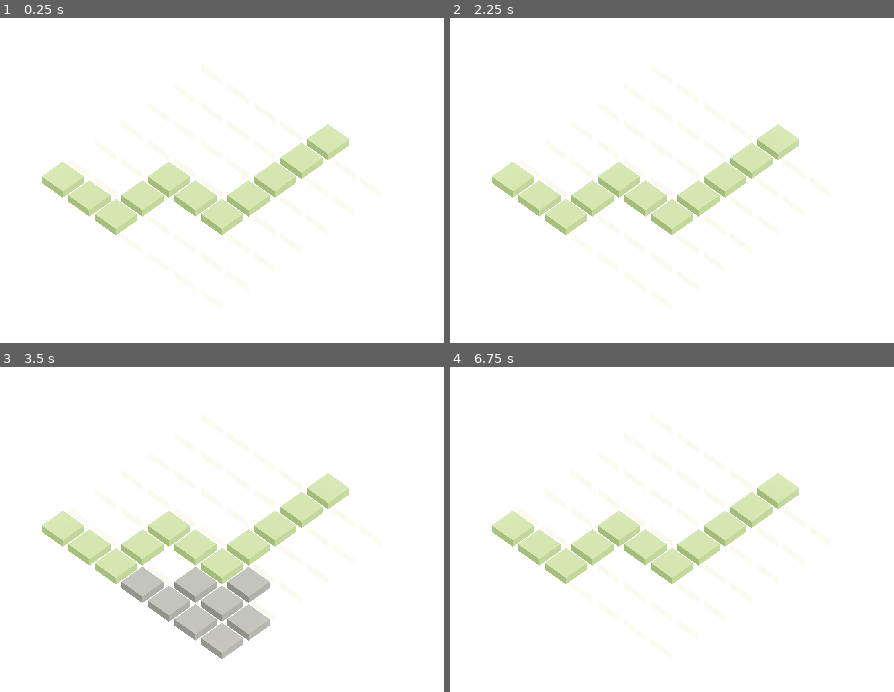
Above: before the commit, frames 1-4 (two rows, left to right).
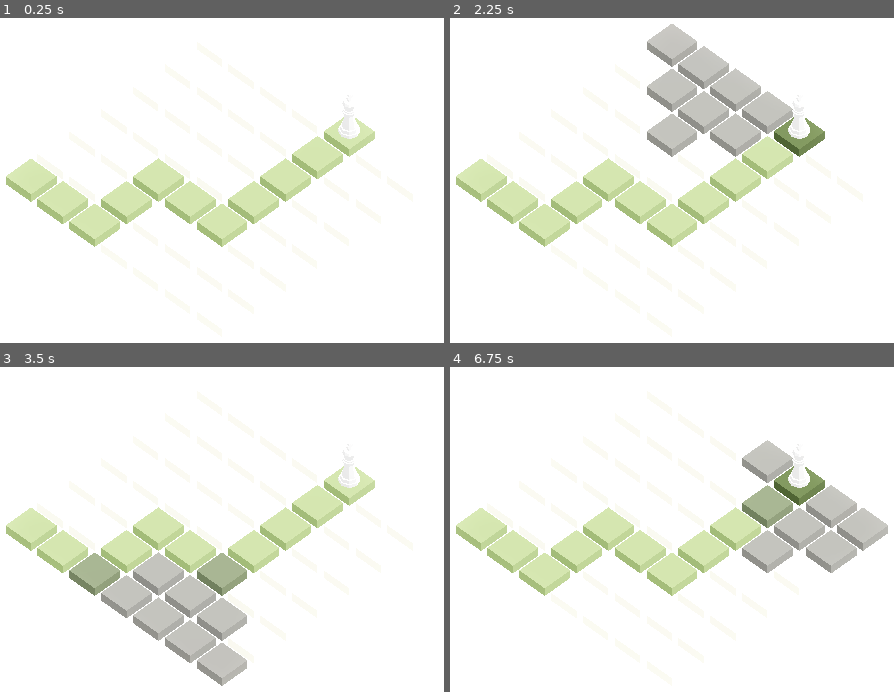
Above: after the commit, the same moments.

Repository: Erulathra/NewSuperTD
Game: Godot game, scene res://MainScene.tscn
The game is run twice, just before and just after one commit, with the same random seed, the same clock (stepped at 60 frames per second) and the same inputs.
Inputs (mouse positions are in pixels of both pictures, inside the frame that each line leads up to):
- Up to frame 1 (0.25 s): no input
- Up to frame 2 (2.25 s): tap Enter at 0.5, 2 s; move the mouse to (849, 154) at 0.52 s; click (849, 154) at 0.67 s; tap Space at 1.25 s; move the mouse to (512, 200) at 1.27 s; click (512, 200) at 1.42 s; move the mouse to (751, 76) at 2.02 s; click (751, 76) at 2.17 s
- Up to frame 3 (3.5 s): tap Space at 2.75 s; move the mouse to (182, 617) at 2.77 s; click (182, 617) at 2.92 s
- Up to frame 4 (6.75 s): tap Enter at 3.5 s; move the mouse to (outside the picture) at 3.52 s; click (outside the picture) at 3.67 s; tap Space at 4.25 s; move the mouse to (outside the picture) at 4.27 s; click (outside the picture) at 4.42 s; move the mouse to (711, 526) at 5.02 s; click (711, 526) at 5.17 s; move the mouse to (552, 412) at 5.77 s; click (552, 412) at 5.92 s; move the mouse to (849, 503) at 6.52 s; click (849, 503) at 6.67 s

The runs differ from the first frame. In frame 1, 7.2% of the frame differs, in the area x 1-85%, y 30-71%; in frame 2, 15%, in the area x 1-85%, y 1-71%; in frame 3, 13%; in frame 4, 13%.

Commit message:
Add very basic path finding

Diff:
--- a/Levels/Test_Map.tscn
+++ b/Levels/Test_Map.tscn
@@ -1,152 +1,155 @@
-[gd_scene load_steps=3 format=3 uid="uid://bt1ru8pive6e6"]
+[gd_scene load_steps=4 format=3 uid="uid://bt1ru8pive6e6"]
 
-[ext_resource type="PackedScene" uid="uid://bxmjdia467l0h" path="res://Tiles/Scenes/Tile.tscn" id="1_7itmd"]
+[ext_resource type="PackedScene" uid="uid://rgrqvghutv4r" path="res://Tiles/Scenes/Tile.tscn" id="1_7itmd"]
 [ext_resource type="PackedScene" uid="uid://rumn1evlvsoi" path="res://Tiles/Scenes/PathTile.tscn" id="2_sem6s"]
+[ext_resource type="PackedScene" uid="uid://cd6ode8tjegwl" path="res://Tiles/Scenes/KingTile.tscn" id="3_et443"]
 
 [node name="TileMap" type="Node3D"]
 
-[node name="Tile3" parent="." instance=ExtResource("1_7itmd")]
+[node name="Tiles" type="Node3D" parent="."]
+
+[node name="Tile4" parent="Tiles" instance=ExtResource("1_7itmd")]
+transform = Transform3D(1, 0, 0, 0, 1, 0, 0, 0, 1, -3, 0, 0)
+
+[node name="Tile6" parent="Tiles" instance=ExtResource("1_7itmd")]
+transform = Transform3D(1, 0, 0, 0, 1, 0, 0, 0, 1, 2, 0, 0)
+
+[node name="Tile7" parent="Tiles" instance=ExtResource("1_7itmd")]
+transform = Transform3D(1, 0, 0, 0, 1, 0, 0, 0, 1, 3, 0, 0)
+
+[node name="Tile8" parent="Tiles" instance=ExtResource("1_7itmd")]
+transform = Transform3D(1, 0, 0, 0, 1, 0, 0, 0, 1, 0, 0, -1)
+
+[node name="Tile12" parent="Tiles" instance=ExtResource("1_7itmd")]
+transform = Transform3D(1, 0, 0, 0, 1, 0, 0, 0, 1, 1, 0, -1)
+
+[node name="Tile13" parent="Tiles" instance=ExtResource("1_7itmd")]
+transform = Transform3D(1, 0, 0, 0, 1, 0, 0, 0, 1, 2, 0, -1)
+
+[node name="Tile14" parent="Tiles" instance=ExtResource("1_7itmd")]
+transform = Transform3D(1, 0, 0, 0, 1, 0, 0, 0, 1, 3, 0, -1)
+
+[node name="Tile15" parent="Tiles" instance=ExtResource("1_7itmd")]
+transform = Transform3D(1, 0, 0, 0, 1, 0, 0, 0, 1, 0, 0, -2)
+
+[node name="Tile17" parent="Tiles" instance=ExtResource("1_7itmd")]
+transform = Transform3D(1, 0, 0, 0, 1, 0, 0, 0, 1, -2, 0, -2)
+
+[node name="Tile19" parent="Tiles" instance=ExtResource("1_7itmd")]
+transform = Transform3D(1, 0, 0, 0, 1, 0, 0, 0, 1, 1, 0, -2)
+
+[node name="Tile20" parent="Tiles" instance=ExtResource("1_7itmd")]
+transform = Transform3D(1, 0, 0, 0, 1, 0, 0, 0, 1, 2, 0, -2)
+
+[node name="Tile21" parent="Tiles" instance=ExtResource("1_7itmd")]
+transform = Transform3D(1, 0, 0, 0, 1, 0, 0, 0, 1, 3, 0, -2)
+
+[node name="Tile50" parent="Tiles" instance=ExtResource("1_7itmd")]
+transform = Transform3D(1, 0, 0, 0, 1, 0, 0, 0, 1, 0, 0, -3)
+
+[node name="Tile24" parent="Tiles" instance=ExtResource("1_7itmd")]
+transform = Transform3D(1, 0, 0, 0, 1, 0, 0, 0, 1, -2, 0, -3)
+
+[node name="Tile26" parent="Tiles" instance=ExtResource("1_7itmd")]
+transform = Transform3D(1, 0, 0, 0, 1, 0, 0, 0, 1, 1, 0, -3)
+
+[node name="Tile27" parent="Tiles" instance=ExtResource("1_7itmd")]
+transform = Transform3D(1, 0, 0, 0, 1, 0, 0, 0, 1, 2, 0, -3)
+
+[node name="Tile28" parent="Tiles" instance=ExtResource("1_7itmd")]
+transform = Transform3D(1, 0, 0, 0, 1, 0, 0, 0, 1, 3, 0, -3)
+
+[node name="Tile31" parent="Tiles" instance=ExtResource("1_7itmd")]
+transform = Transform3D(1, 0, 0, 0, 1, 0, 0, 0, 1, -2, 0, 1)
+
+[node name="Tile32" parent="Tiles" instance=ExtResource("1_7itmd")]
+transform = Transform3D(1, 0, 0, 0, 1, 0, 0, 0, 1, -3, 0, 1)
+
+[node name="Tile36" parent="Tiles" instance=ExtResource("1_7itmd")]
+transform = Transform3D(1, 0, 0, 0, 1, 0, 0, 0, 1, 0, 0, 2)
+
+[node name="Tile37" parent="Tiles" instance=ExtResource("1_7itmd")]
+transform = Transform3D(1, 0, 0, 0, 1, 0, 0, 0, 1, -1, 0, 2)
+
+[node name="Tile38" parent="Tiles" instance=ExtResource("1_7itmd")]
+transform = Transform3D(1, 0, 0, 0, 1, 0, 0, 0, 1, -2, 0, 2)
+
+[node name="Tile39" parent="Tiles" instance=ExtResource("1_7itmd")]
+transform = Transform3D(1, 0, 0, 0, 1, 0, 0, 0, 1, -3, 0, 2)
+
+[node name="Tile41" parent="Tiles" instance=ExtResource("1_7itmd")]
+transform = Transform3D(1, 0, 0, 0, 1, 0, 0, 0, 1, 2, 0, 2)
+
+[node name="Tile42" parent="Tiles" instance=ExtResource("1_7itmd")]
+transform = Transform3D(1, 0, 0, 0, 1, 0, 0, 0, 1, 3, 0, 2)
+
+[node name="Tile48" parent="Tiles" instance=ExtResource("1_7itmd")]
+transform = Transform3D(1, 0, 0, 0, 1, 0, 0, 0, 1, 2, 0, 3)
+
+[node name="Tile49" parent="Tiles" instance=ExtResource("1_7itmd")]
+transform = Transform3D(1, 0, 0, 0, 1, 0, 0, 0, 1, 3, 0, 3)
+
+[node name="Tile40" parent="Tiles" instance=ExtResource("1_7itmd")]
+transform = Transform3D(1, 0, 0, 0, 1, 0, 0, 0, 1, 0, 0, 3)
+
+[node name="Tile43" parent="Tiles" instance=ExtResource("1_7itmd")]
+transform = Transform3D(1, 0, 0, 0, 1, 0, 0, 0, 1, -1, 0, 3)
+
+[node name="Tile44" parent="Tiles" instance=ExtResource("1_7itmd")]
+transform = Transform3D(1, 0, 0, 0, 1, 0, 0, 0, 1, -2, 0, 3)
+
+[node name="Tile45" parent="Tiles" instance=ExtResource("1_7itmd")]
+transform = Transform3D(1, 0, 0, 0, 1, 0, 0, 0, 1, -3, 0, 3)
+
+[node name="Tile9" parent="Tiles" instance=ExtResource("1_7itmd")]
+transform = Transform3D(1, 0, 0, 0, 1, 0, 0, 0, 1, 1, 0, 0)
+
+[node name="Tile47" parent="Tiles" instance=ExtResource("1_7itmd")]
+transform = Transform3D(1, 0, 0, 0, 1, 0, 0, 0, 1, 1, 0, 2)
+
+[node name="Tile51" parent="Tiles" instance=ExtResource("1_7itmd")]
+transform = Transform3D(1, 0, 0, 0, 1, 0, 0, 0, 1, 1, 0, 3)
+
+[node name="Tile33" parent="Tiles" instance=ExtResource("1_7itmd")]
+
+[node name="Tile22" parent="Tiles" instance=ExtResource("1_7itmd")]
+transform = Transform3D(1, 0, 0, 0, 1, 0, 0, 0, 1, -1, 0, -2)
+
+[node name="Tile52" parent="Tiles" instance=ExtResource("1_7itmd")]
+transform = Transform3D(1, 0, 0, 0, 1, 0, 0, 0, 1, -1, 0, -3)
+
+[node name="PathTile" parent="Tiles" instance=ExtResource("2_sem6s")]
+transform = Transform3D(1, 0, 0, 0, 1, 0, 0, 0, 1, -3, 0, -3)
+
+[node name="PathTile2" parent="Tiles" instance=ExtResource("2_sem6s")]
+transform = Transform3D(1, 0, 0, 0, 1, 0, 0, 0, 1, -3, 0, -2)
+
+[node name="PathTile3" parent="Tiles" instance=ExtResource("2_sem6s")]
+transform = Transform3D(1, 0, 0, 0, 1, 0, 0, 0, 1, -3, 0, -1)
+
+[node name="PathTile4" parent="Tiles" instance=ExtResource("2_sem6s")]
+transform = Transform3D(1, 0, 0, 0, 1, 0, 0, 0, 1, -2, 0, -1)
+
+[node name="PathTile5" parent="Tiles" instance=ExtResource("2_sem6s")]
+transform = Transform3D(1, 0, 0, 0, 1, 0, 0, 0, 1, -1, 0, -1)
+
+[node name="PathTile6" parent="Tiles" instance=ExtResource("2_sem6s")]
+transform = Transform3D(1, 0, 0, 0, 1, 0, 0, 0, 1, -1, 0, 0)
+
+[node name="PathTile7" parent="Tiles" instance=ExtResource("2_sem6s")]
+transform = Transform3D(1, 0, 0, 0, 1, 0, 0, 0, 1, -1, 0, 1)
+
+[node name="PathTile8" parent="Tiles" instance=ExtResource("2_sem6s")]
+transform = Transform3D(1, 0, 0, 0, 1, 0, 0, 0, 1, 0, 0, 1)
+
+[node name="PathTile9" parent="Tiles" instance=ExtResource("2_sem6s")]
+transform = Transform3D(1, 0, 0, 0, 1, 0, 0, 0, 1, 1, 0, 1)
+
+[node name="PathTile10" parent="Tiles" instance=ExtResource("2_sem6s")]
+transform = Transform3D(1, 0, 0, 0, 1, 0, 0, 0, 1, 2, 0, 1)
+
+[node name="Tile3" parent="Tiles" instance=ExtResource("1_7itmd")]
 transform = Transform3D(1, 0, 0, 0, 1, 0, 0, 0, 1, -2, 0, 0)
 
-[node name="Tile4" parent="." instance=ExtResource("1_7itmd")]
-transform = Transform3D(1, 0, 0, 0, 1, 0, 0, 0, 1, -3, 0, 0)
-
-[node name="Tile6" parent="." instance=ExtResource("1_7itmd")]
-transform = Transform3D(1, 0, 0, 0, 1, 0, 0, 0, 1, 2, 0, 0)
-
-[node name="Tile7" parent="." instance=ExtResource("1_7itmd")]
-transform = Transform3D(1, 0, 0, 0, 1, 0, 0, 0, 1, 3, 0, 0)
-
-[node name="Tile8" parent="." instance=ExtResource("1_7itmd")]
-transform = Transform3D(1, 0, 0, 0, 1, 0, 0, 0, 1, 0, 0, -1)
-
-[node name="Tile12" parent="." instance=ExtResource("1_7itmd")]
-transform = Transform3D(1, 0, 0, 0, 1, 0, 0, 0, 1, 1, 0, -1)
-
-[node name="Tile13" parent="." instance=ExtResource("1_7itmd")]
-transform = Transform3D(1, 0, 0, 0, 1, 0, 0, 0, 1, 2, 0, -1)
-
-[node name="Tile14" parent="." instance=ExtResource("1_7itmd")]
-transform = Transform3D(1, 0, 0, 0, 1, 0, 0, 0, 1, 3, 0, -1)
-
-[node name="Tile15" parent="." instance=ExtResource("1_7itmd")]
-transform = Transform3D(1, 0, 0, 0, 1, 0, 0, 0, 1, 0, 0, -2)
-
-[node name="Tile17" parent="." instance=ExtResource("1_7itmd")]
-transform = Transform3D(1, 0, 0, 0, 1, 0, 0, 0, 1, -2, 0, -2)
-
-[node name="Tile19" parent="." instance=ExtResource("1_7itmd")]
-transform = Transform3D(1, 0, 0, 0, 1, 0, 0, 0, 1, 1, 0, -2)
-
-[node name="Tile20" parent="." instance=ExtResource("1_7itmd")]
-transform = Transform3D(1, 0, 0, 0, 1, 0, 0, 0, 1, 2, 0, -2)
-
-[node name="Tile21" parent="." instance=ExtResource("1_7itmd")]
-transform = Transform3D(1, 0, 0, 0, 1, 0, 0, 0, 1, 3, 0, -2)
-
-[node name="Tile50" parent="." instance=ExtResource("1_7itmd")]
-transform = Transform3D(1, 0, 0, 0, 1, 0, 0, 0, 1, 0, 0, -3)
-
-[node name="Tile24" parent="." instance=ExtResource("1_7itmd")]
-transform = Transform3D(1, 0, 0, 0, 1, 0, 0, 0, 1, -2, 0, -3)
-
-[node name="Tile26" parent="." instance=ExtResource("1_7itmd")]
-transform = Transform3D(1, 0, 0, 0, 1, 0, 0, 0, 1, 1, 0, -3)
-
-[node name="Tile27" parent="." instance=ExtResource("1_7itmd")]
-transform = Transform3D(1, 0, 0, 0, 1, 0, 0, 0, 1, 2, 0, -3)
-
-[node name="Tile28" parent="." instance=ExtResource("1_7itmd")]
-transform = Transform3D(1, 0, 0, 0, 1, 0, 0, 0, 1, 3, 0, -3)
-
-[node name="Tile31" parent="." instance=ExtResource("1_7itmd")]
-transform = Transform3D(1, 0, 0, 0, 1, 0, 0, 0, 1, -2, 0, 1)
-
-[node name="Tile32" parent="." instance=ExtResource("1_7itmd")]
-transform = Transform3D(1, 0, 0, 0, 1, 0, 0, 0, 1, -3, 0, 1)
-
-[node name="Tile36" parent="." instance=ExtResource("1_7itmd")]
-transform = Transform3D(1, 0, 0, 0, 1, 0, 0, 0, 1, 0, 0, 2)
-
-[node name="Tile37" parent="." instance=ExtResource("1_7itmd")]
-transform = Transform3D(1, 0, 0, 0, 1, 0, 0, 0, 1, -1, 0, 2)
-
-[node name="Tile38" parent="." instance=ExtResource("1_7itmd")]
-transform = Transform3D(1, 0, 0, 0, 1, 0, 0, 0, 1, -2, 0, 2)
-
-[node name="Tile39" parent="." instance=ExtResource("1_7itmd")]
-transform = Transform3D(1, 0, 0, 0, 1, 0, 0, 0, 1, -3, 0, 2)
-
-[node name="Tile41" parent="." instance=ExtResource("1_7itmd")]
-transform = Transform3D(1, 0, 0, 0, 1, 0, 0, 0, 1, 2, 0, 2)
-
-[node name="Tile42" parent="." instance=ExtResource("1_7itmd")]
-transform = Transform3D(1, 0, 0, 0, 1, 0, 0, 0, 1, 3, 0, 2)
-
-[node name="Tile48" parent="." instance=ExtResource("1_7itmd")]
-transform = Transform3D(1, 0, 0, 0, 1, 0, 0, 0, 1, 2, 0, 3)
-
-[node name="Tile49" parent="." instance=ExtResource("1_7itmd")]
-transform = Transform3D(1, 0, 0, 0, 1, 0, 0, 0, 1, 3, 0, 3)
-
-[node name="Tile40" parent="." instance=ExtResource("1_7itmd")]
-transform = Transform3D(1, 0, 0, 0, 1, 0, 0, 0, 1, 0, 0, 3)
-
-[node name="Tile43" parent="." instance=ExtResource("1_7itmd")]
-transform = Transform3D(1, 0, 0, 0, 1, 0, 0, 0, 1, -1, 0, 3)
-
-[node name="Tile44" parent="." instance=ExtResource("1_7itmd")]
-transform = Transform3D(1, 0, 0, 0, 1, 0, 0, 0, 1, -2, 0, 3)
-
-[node name="Tile45" parent="." instance=ExtResource("1_7itmd")]
-transform = Transform3D(1, 0, 0, 0, 1, 0, 0, 0, 1, -3, 0, 3)
-
-[node name="Tile9" parent="." instance=ExtResource("1_7itmd")]
-transform = Transform3D(1, 0, 0, 0, 1, 0, 0, 0, 1, 1, 0, 0)
-
-[node name="Tile47" parent="." instance=ExtResource("1_7itmd")]
-transform = Transform3D(1, 0, 0, 0, 1, 0, 0, 0, 1, 1, 0, 2)
-
-[node name="Tile51" parent="." instance=ExtResource("1_7itmd")]
-transform = Transform3D(1, 0, 0, 0, 1, 0, 0, 0, 1, 1, 0, 3)
-
-[node name="Tile33" parent="." instance=ExtResource("1_7itmd")]
-
-[node name="Tile22" parent="." instance=ExtResource("1_7itmd")]
-transform = Transform3D(1, 0, 0, 0, 1, 0, 0, 0, 1, -1, 0, -2)
-
-[node name="Tile52" parent="." instance=ExtResource("1_7itmd")]
-transform = Transform3D(1, 0, 0, 0, 1, 0, 0, 0, 1, -1, 0, -3)
-
-[node name="PathTile" parent="." instance=ExtResource("2_sem6s")]
-transform = Transform3D(1, 0, 0, 0, 1, 0, 0, 0, 1, -3, 0, -3)
-
-[node name="PathTile2" parent="." instance=ExtResource("2_sem6s")]
-transform = Transform3D(1, 0, 0, 0, 1, 0, 0, 0, 1, -3, 0, -2)
-
-[node name="PathTile3" parent="." instance=ExtResource("2_sem6s")]
-transform = Transform3D(1, 0, 0, 0, 1, 0, 0, 0, 1, -3, 0, -1)
-
-[node name="PathTile4" parent="." instance=ExtResource("2_sem6s")]
-transform = Transform3D(1, 0, 0, 0, 1, 0, 0, 0, 1, -2, 0, -1)
-
-[node name="PathTile5" parent="." instance=ExtResource("2_sem6s")]
-transform = Transform3D(1, 0, 0, 0, 1, 0, 0, 0, 1, -1, 0, -1)
-
-[node name="PathTile6" parent="." instance=ExtResource("2_sem6s")]
-transform = Transform3D(1, 0, 0, 0, 1, 0, 0, 0, 1, -1, 0, 0)
-
-[node name="PathTile7" parent="." instance=ExtResource("2_sem6s")]
-transform = Transform3D(1, 0, 0, 0, 1, 0, 0, 0, 1, -1, 0, 1)
-
-[node name="PathTile8" parent="." instance=ExtResource("2_sem6s")]
-transform = Transform3D(1, 0, 0, 0, 1, 0, 0, 0, 1, 0, 0, 1)
-
-[node name="PathTile9" parent="." instance=ExtResource("2_sem6s")]
-transform = Transform3D(1, 0, 0, 0, 1, 0, 0, 0, 1, 1, 0, 1)
-
-[node name="PathTile10" parent="." instance=ExtResource("2_sem6s")]
-transform = Transform3D(1, 0, 0, 0, 1, 0, 0, 0, 1, 2, 0, 1)
-
-[node name="PathTile11" parent="." instance=ExtResource("2_sem6s")]
+[node name="KingTile" parent="Tiles" instance=ExtResource("3_et443")]
 transform = Transform3D(1, 0, 0, 0, 1, 0, 0, 0, 1, 3, 0, 1)
--- a/MainScene.tscn
+++ b/MainScene.tscn
@@ -11,7 +11,7 @@
 [node name="Camera3D" type="Camera3D" parent="."]
 transform = Transform3D(0.707107, 0.5, -0.5, 0, 0.707107, 0.707107, 0.707107, -0.5, 0.5, -7, 10, 7)
 projection = 1
-size = 12.0
+size = 10.0
 
 [node name="DirectionalLight3D" type="DirectionalLight3D" parent="."]
 transform = Transform3D(0.707107, -0.612372, 0.353553, 0, 0.5, 0.866025, -0.707107, -0.612372, 0.353553, 0, 5, 0)
--- /dev/null
+++ b/Tiles/Scenes/KingTile.gd
@@ -0,0 +1,16 @@
+class_name KingTile
+extends PathTile
+
+
+# Called when the node enters the scene tree for the first time.
+func _ready():
+	super._ready()
+
+	distance_to_king = 0
+	initalize_path()
+	pass # Replace with function body.
+
+
+# Called every frame. 'delta' is the elapsed time since the previous frame.
+func _process(delta):
+	pass
--- /dev/null
+++ b/Tiles/Scenes/KingTile.tscn
@@ -0,0 +1,13 @@
+[gd_scene load_steps=4 format=3 uid="uid://cd6ode8tjegwl"]
+
+[ext_resource type="PackedScene" uid="uid://rumn1evlvsoi" path="res://Tiles/Scenes/PathTile.tscn" id="1_m1s3b"]
+[ext_resource type="Script" path="res://Tiles/Scenes/KingTile.gd" id="2_4i648"]
+[ext_resource type="ArrayMesh" uid="uid://bmirxsqsgokwo" path="res://Towers/Models/King.obj" id="2_oifax"]
+
+[node name="KingTile" instance=ExtResource("1_m1s3b")]
+script = ExtResource("2_4i648")
+hover_color = Color(0, 0, 0, 0.403922)
+
+[node name="King" type="MeshInstance3D" parent="." index="1"]
+transform = Transform3D(1, 0, 0, 0, 1, 0, 0, 0, 1, 0, 0.1, 0)
+mesh = ExtResource("2_oifax")
--- a/Tiles/Scenes/PathTile.gd
+++ b/Tiles/Scenes/PathTile.gd
@@ -1,10 +1,12 @@
 class_name PathTile
 extends Tile
 
+var distance_to_king = 1024;
 
 # Called when the node enters the scene tree for the first time.
 func _ready():
 	super._ready()
+
 	pass # Replace with function body.
 
 
@@ -12,3 +14,22 @@
 func _process(delta):
 	super._process(delta)
 	pass
+
+func initalize_path():
+	var path_tiles = []
+
+	var neighbors = get_neighbors()
+	for tile in neighbors:
+		if tile is PathTile:
+			var path_tile = tile as PathTile
+			path_tiles.append(path_tile)
+
+	if path_tiles.is_empty():
+		return
+
+	for path_tile in path_tiles:
+		if path_tile.distance_to_king < distance_to_king:
+			continue
+
+		path_tile.distance_to_king = distance_to_king + 1
+		path_tile.initalize_path()
--- a/Tiles/Scenes/PathTile.tscn
+++ b/Tiles/Scenes/PathTile.tscn
@@ -1,12 +1,9 @@
-[gd_scene load_steps=5 format=3 uid="uid://rumn1evlvsoi"]
+[gd_scene load_steps=4 format=3 uid="uid://rumn1evlvsoi"]
 
-[ext_resource type="PackedScene" uid="uid://bxmjdia467l0h" path="res://Tiles/Scenes/Tile.tscn" id="1_lbdsr"]
+[ext_resource type="PackedScene" uid="uid://rgrqvghutv4r" path="res://Tiles/Scenes/Tile.tscn" id="1_lbdsr"]
 [ext_resource type="Script" path="res://Tiles/Scenes/PathTile.gd" id="2_03u4q"]
 
 [sub_resource type="StandardMaterial3D" id="StandardMaterial3D_372nu"]
-albedo_color = Color(0.490196, 0.580392, 0.364706, 1)
-
-[sub_resource type="ORMMaterial3D" id="ORMMaterial3D_wuoye"]
 albedo_color = Color(0.490196, 0.580392, 0.364706, 1)
 
 [node name="PathTile" instance=ExtResource("1_lbdsr")]
@@ -16,4 +13,3 @@
 
 [node name="Mesh" parent="." index="0"]
 material_override = SubResource("StandardMaterial3D_372nu")
-surface_material_override/0 = SubResource("ORMMaterial3D_wuoye")
--- a/Tiles/Scenes/Tile.gd
+++ b/Tiles/Scenes/Tile.gd
@@ -40,8 +40,9 @@
 
 func _on_area_3d_input_event(_camera, _event, _position, _normal, _shape_idx):
 	if _event is InputEventMouseButton:
-		print_debug("HEllo")
-	pass # Replace with function body.
+		if self is PathTile:
+			var self_as_path = self as PathTile
+			print(self_as_path.distance_to_king)
 
 func get_neighbors_in_range(range):
 	if range <= 1:
--- a/Tiles/Scenes/Tile.tscn
+++ b/Tiles/Scenes/Tile.tscn
@@ -1,9 +1,9 @@
-[gd_scene load_steps=5 format=3 uid="uid://bxmjdia467l0h"]
+[gd_scene load_steps=5 format=3 uid="uid://rgrqvghutv4r"]
 
 [ext_resource type="Script" path="res://Tiles/Scenes/Tile.gd" id="1_sk7g6"]
-[ext_resource type="ArrayMesh" uid="uid://bsmwisiv78fb0" path="res://Tiles/TileModel.obj" id="1_t7jgv"]
+[ext_resource type="ArrayMesh" uid="uid://bsmwisiv78fb0" path="res://Tiles/Models/TileModel.obj" id="2_4lsdi"]
 
-[sub_resource type="StandardMaterial3D" id="StandardMaterial3D_dktw0"]
+[sub_resource type="StandardMaterial3D" id="StandardMaterial3D_0xwhf"]
 albedo_color = Color(0.933333, 0.929412, 0.835294, 1)
 
 [sub_resource type="BoxShape3D" id="BoxShape3D_76uwo"]
@@ -14,8 +14,8 @@
 hover_color = Color(0.337255, 0.337255, 0.337255, 0.815686)
 
 [node name="Mesh" type="MeshInstance3D" parent="."]
-material_override = SubResource("StandardMaterial3D_dktw0")
-mesh = ExtResource("1_t7jgv")
+material_override = SubResource("StandardMaterial3D_0xwhf")
+mesh = ExtResource("2_4lsdi")
 
 [node name="Area3D" type="Area3D" parent="Mesh"]
 
--- a/project.godot
+++ b/project.godot
@@ -29,7 +29,6 @@
 [physics]
 
 2d/run_on_separate_thread=true
-3d/run_on_separate_thread=true
 
 [rendering]
 
Renamed: Tiles/TileModel.obj -> Tiles/Models/TileModel.obj
Not shown, added: Tiles/Models/TileModel.obj.import
Not shown, added: Tiles/Models/TowerV2.mtl
Not shown, removed: Tiles/TileModel.obj.import
Not shown, added: Towers/Models/King.mtl
Not shown, added: Towers/Models/King.obj
Not shown, added: Towers/Models/King.obj.import
Not shown, added: Towers/Models/TowerV2.mtl
Not shown, added: Towers/Models/TowerV2.obj
Not shown, added: Towers/Models/TowerV2.obj.import
